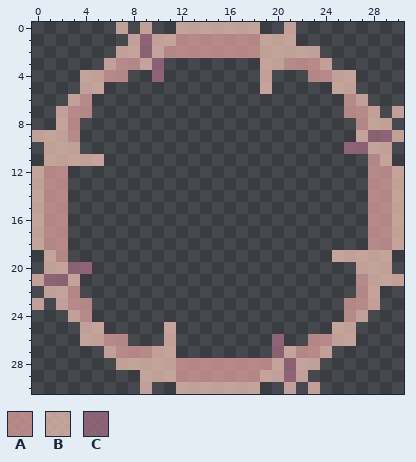
A pixel-art file gets an edit: Sprite/2024_05_26.aseprite. The first picture shows the starting point.
31x31 pixels, 1 frame.
Palette (. is transparent): A #db9f9cc0  B #edc1b4c0  C #a46c83c0
Pixels before, first column x 0:
 0 .......B.B..BBBBBBB..B.........
 1 ........BCBBAAAAAAABBB.........
 2 .......BBCBAAAAAAAABBBBB.......
 3 ......BAABC........BBAAAB......
 4 ....BBAA..C........B...AABB....
 5 ....BB.............B.....BB....
 6 ...BA.....................AB...
 7 ..BAA.....................AAB.B
 8 ..BA.......................ABB.
 9 BBBA.......................BCCB
10 .BBB......................CCBB.
11 .BBBBB......................AB.
12 BAA.........................AAB
13 BAA.........................AAB
14 BAA.........................AAB
15 BAA.........................AAB
16 BAA.........................AAB
17 BAA.........................AAB
18 BAA.........................AAB
19 .BA......................BBBBB.
20 .BBCC......................BBB.
21 BCCB.......................ABBB
22 .BBA.......................AB..
23 B.BAA.....................AAB..
24 ...BA.....................AB...
25 ....BB.....B.............BB....
26 ....BBAA...B........C..AABB....
27 ......BAAABB........CBAAB......
28 .......BBBBBAAAAAAAABCBB.......
29 .........BBBAAAAAAABBCB........
30 .........B..BBBBBBB..B.B.......
After:
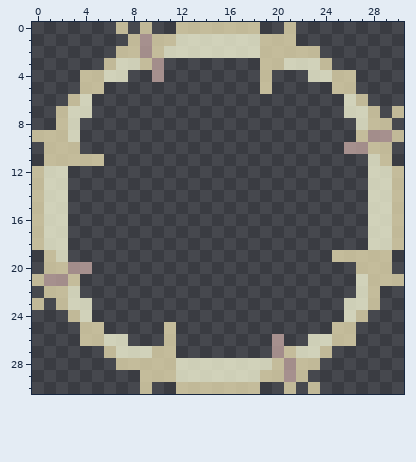
Changes in this commit:
colour A: #db9f9cc0 -> #ffffdec0
colour B: #edc1b4c0 -> #ede2b4c0
colour C: #a46c83c0 -> #c6a8a3c0
